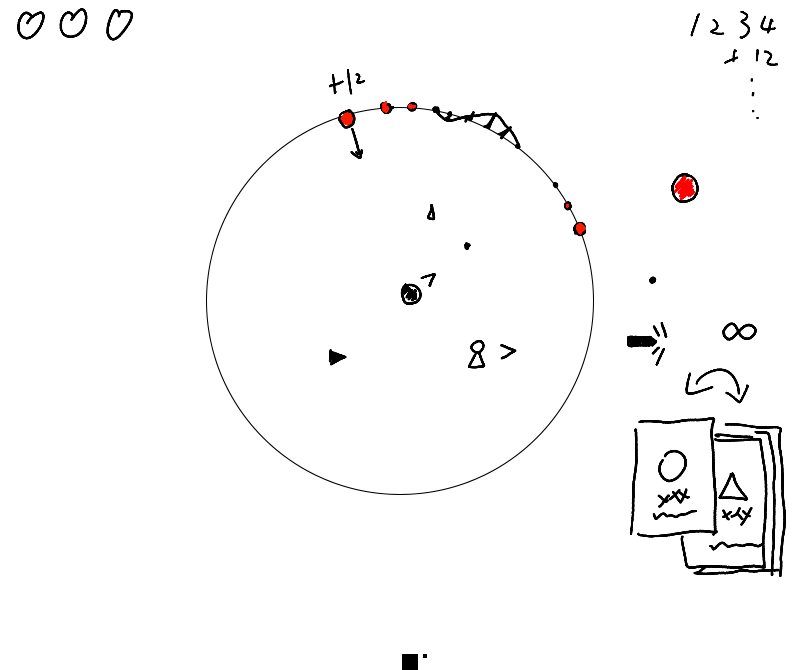
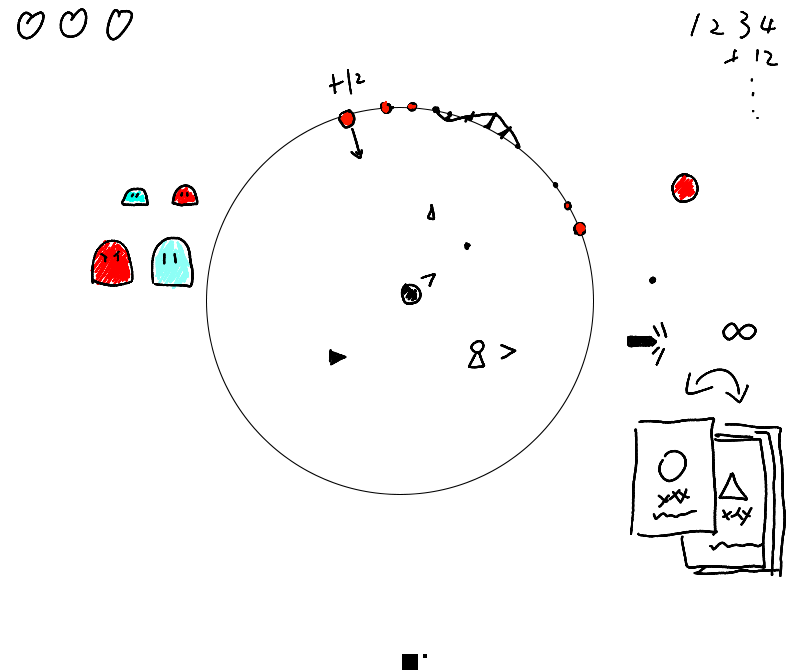
Layers edited between the first and the second 800x670 image:
added layer "Blue Big Slime" in group "画板 1" over left=151, top=236, right=194, bottom=290
added layer "red Small Slime" in group "画板 1" over left=171, top=184, right=199, bottom=207
added layer "Red Bid Slime" in group "画板 1" over left=90, top=239, right=134, bottom=287
added layer "Blue Small SLime" in group "画板 1" over left=121, top=187, right=149, bottom=207
